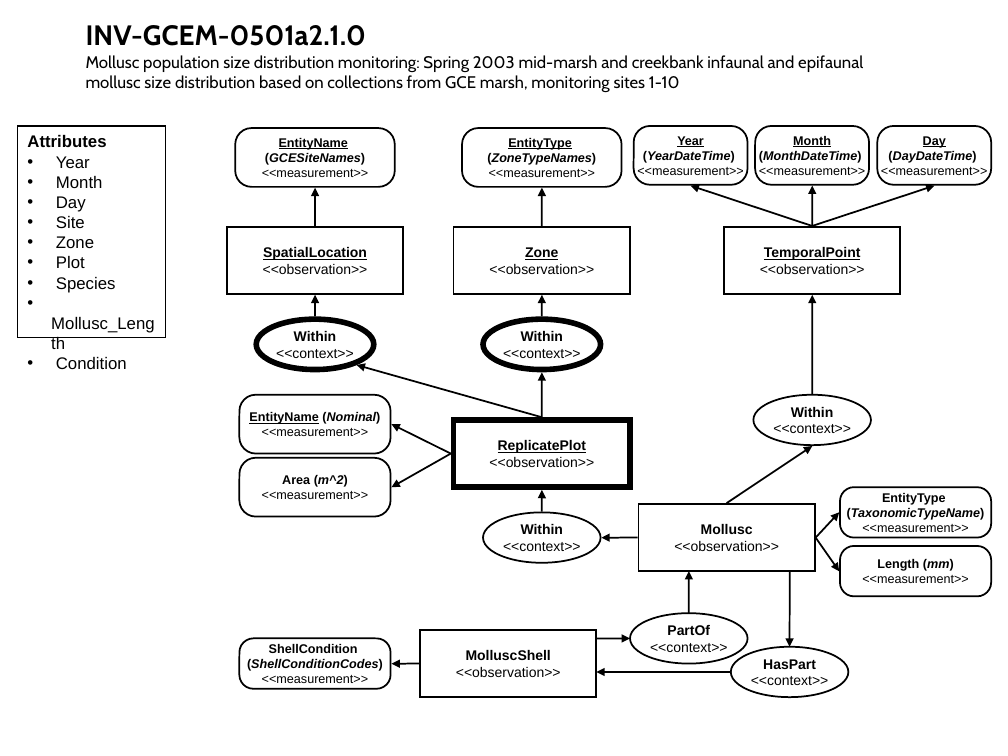
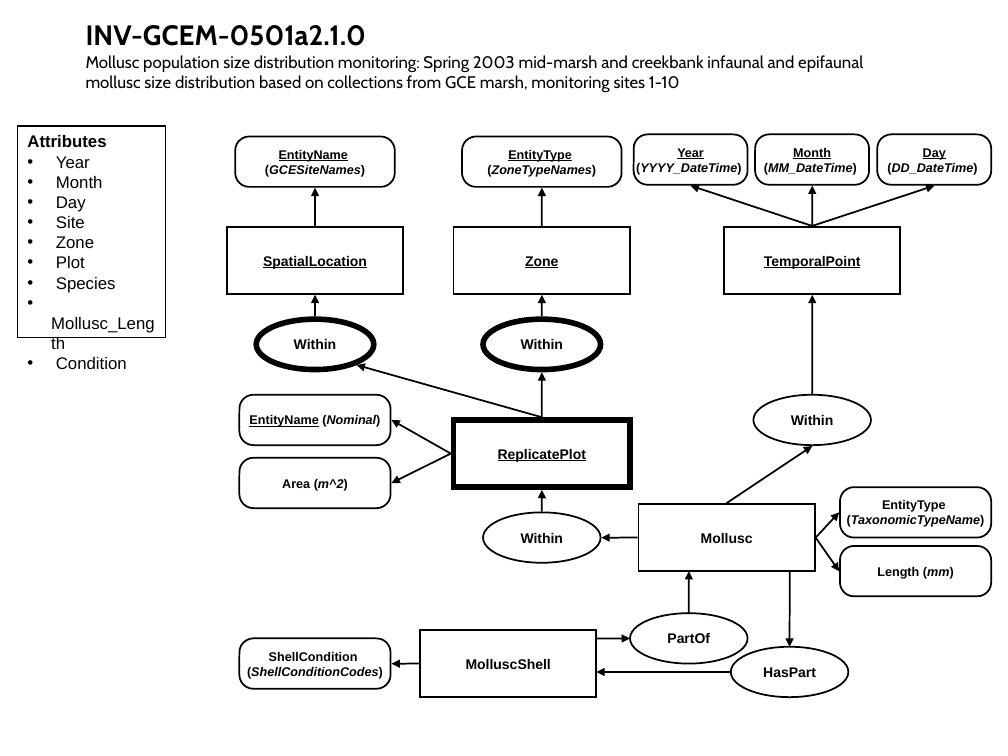
Before and after one commit to NCEAS/semtools, a slide deck: slide 8 of dev/sms/doc/gce-examples-2008.ppt. Drawn at 1008x756 pixels with LibreOffice and Linux fonts; fonts in the diff are those of the drawing. Boxes give left, top, right and bottom in pixels: in the first picture for what was removed or moved away, otherwise in the second. Text is boxed around its words. In the diff, an @@ line names an element or a change of style, - is before the commit and + after.

```diff
--- a/dev/sms/doc/gce-examples-2008.ppt
+++ b/dev/sms/doc/gce-examples-2008.ppt
@@ rounded rectangle "EntityName": place and size @@
-rounded rectangle "EntityName" at (235, 128, 394, 186)
+rounded rectangle "EntityName" at (235, 136, 394, 186)
@@ rounded rectangle "EntityType": place and size @@
-rounded rectangle "EntityType" at (462, 128, 621, 186)
+rounded rectangle "EntityType" at (462, 136, 621, 186)
@@ rounded rectangle "Year (YYYY_DateTime)": place and size @@
-rounded rectangle "Year (YYYY_DateTime)" at (634, 126, 748, 184)
+rounded rectangle "Year (YYYY_DateTime)" at (634, 134, 748, 184)
@@ text in rounded rectangle at (636, 148, 742, 175): text changed; italic on @@
-Year
-(YearDateTime)
-<<measurement>>
+Year
+(YYYY_DateTime)
@@ rounded rectangle "Month (MM_DateTime)": place and size @@
-rounded rectangle "Month (MM_DateTime)" at (755, 126, 869, 184)
+rounded rectangle "Month (MM_DateTime)" at (755, 134, 869, 184)
@@ text in rounded rectangle at (764, 148, 857, 175): text changed; italic on @@
-Month
-(MonthDateTime)
-<<measurement>>
+Month
+(MM_DateTime)
@@ rounded rectangle "Day (DD_DateTime)": place and size @@
-rounded rectangle "Day (DD_DateTime)" at (877, 126, 991, 184)
+rounded rectangle "Day (DD_DateTime)" at (877, 134, 991, 184)
@@ text in rounded rectangle at (887, 148, 977, 175): text changed; italic on @@
-Day
-(DayDateTime)
-<<measurement>>
+Day
+(DD_DateTime)
@@ text in rounded rectangle at (262, 169, 368, 177): paragraph removed @@
-<<measurement>>
@@ text in rounded rectangle at (489, 169, 595, 177): paragraph removed @@
-<<measurement>>
@@ text in rectangle at (263, 264, 368, 274): paragraph removed @@
-<<observation>>
@@ text in rectangle at (489, 264, 594, 274): paragraph removed @@
-<<observation>>
@@ text in rectangle at (760, 264, 865, 274): paragraph removed @@
-<<observation>>
@@ text in ellipse at (294, 339, 336, 349): text changed; bold on @@
-Within
-<<context>>
+Within
@@ text in ellipse at (521, 339, 563, 349): text changed; bold on @@
-Within
-<<context>>
+Within
@@ rounded rectangle "EntityName (Nominal)": place and size @@
-rounded rectangle "EntityName (Nominal)" at (240, 395, 391, 454)
+rounded rectangle "EntityName (Nominal)" at (240, 395, 391, 446)
@@ text in ellipse at (791, 415, 833, 425): text changed; bold on @@
-Within
-<<context>>
+Within
@@ text in rounded rectangle at (262, 428, 368, 436): paragraph removed @@
-<<measurement>>
@@ arrow moved from (451, 454) - (391, 424) to (451, 454) - (391, 420) @@
@@ rounded rectangle "Area (m^2)": place and size @@
-rounded rectangle "Area (m^2)" at (240, 458, 391, 516)
+rounded rectangle "Area (m^2)" at (240, 458, 391, 508)
@@ arrow moved from (451, 454) - (391, 487) to (451, 454) - (391, 483) @@
@@ text in rectangle at (489, 457, 594, 467): paragraph removed @@
-<<observation>>
@@ text in rounded rectangle at (262, 491, 368, 499): paragraph removed @@
-<<measurement>>
@@ text in ellipse at (521, 533, 563, 543): text changed; bold on @@
-Within
-<<context>>
+Within
@@ text in rounded rectangle at (862, 524, 968, 532): paragraph removed @@
-<<measurement>>
@@ text in rectangle at (674, 541, 779, 551): paragraph removed @@
-<<observation>>
@@ text in rounded rectangle at (862, 575, 968, 583): paragraph removed @@
-<<measurement>>
@@ text in ellipse at (667, 633, 710, 643): text changed; bold on @@
-PartOf
-<<context>>
+PartOf
@@ text in rounded rectangle at (262, 675, 368, 683): paragraph removed @@
-<<measurement>>
@@ text in rectangle at (456, 667, 561, 677): paragraph removed @@
-<<observation>>
@@ text in ellipse at (763, 667, 816, 677): text changed; bold on @@
-HasPart
-<<context>>
+HasPart
```
Also in this commit, not shown: 8 other slides changed, 1 slide added, 1 other file.
